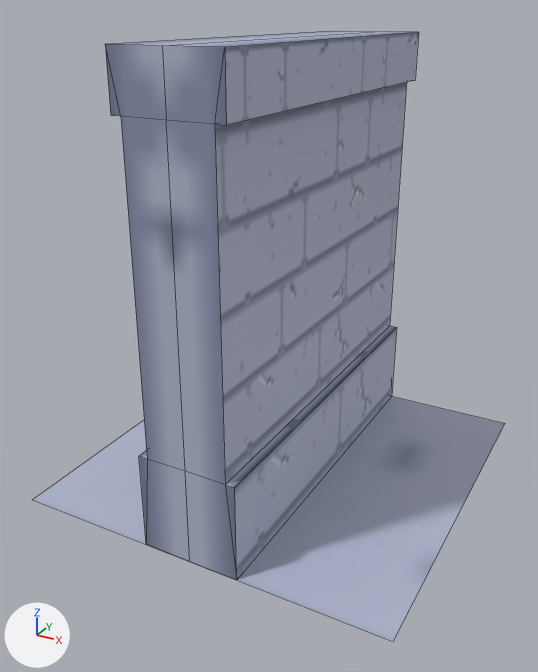
Two versions of the FBX model UPX/Assets/src/Models/Wall.fbx, one commit apart.
Camera for both pictures: a 50 mm camera at (1.66, -3.25, 2.37) aimed at (-0.04, -0.17, 0.83). The axes (+X, +Y, +Z) are drawn at lower left. The lights are the same throughout. Mesh edges are drawn as thin lines. Where no turn or scale is listed for an object, it has been applied to the vertices.

The older version as bpy lines, for what is in view:
```python
mat_wall = principled_material('Wall')
mat_wall.texture = img_wall_1_png
me_cube_001 = bpy.data.meshes.new('Cube.001')
me_cube_001.from_pydata(...)  # 36 vertices, 31 faces; spans x -1.0..1.0, y -1.0..1.0, z 0.0..2.25
me_cube_001.materials.append(mat_wall)  # picture img_wall_1_png
ob_wall = bpy.data.objects.new('Wall', me_cube_001)
ob_wall.location = (0.0, 0.0, 0.0)
```
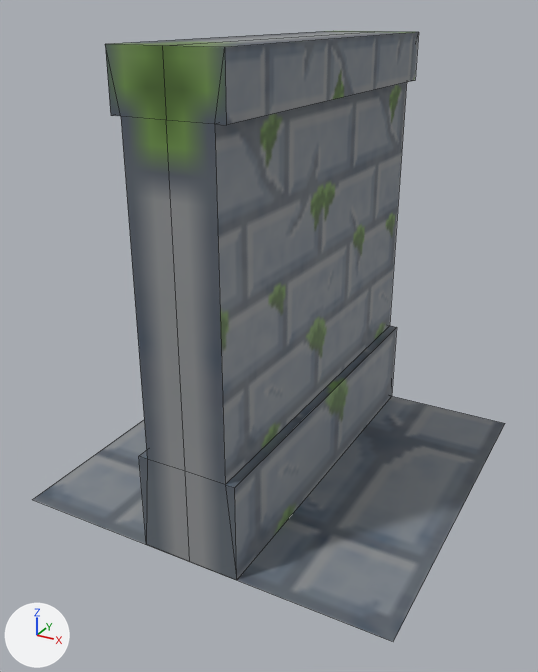
Changed parts and their boxes (x1, y1, x2, y2) in the pictures (538 x 672 px):
'Wall', surface changed
    both: (33, 31, 505, 642)
part 1 of me_cube_001, surface changed
    both: (33, 396, 505, 642)

The change, as a list of edits to the scene's bpy script:
```text
Add img_brick_tile_png:
    img_brick_tile_png = load_image('Brick Tile.png', '../Materials/Sprites/Brick Tile.png', 64, 64, 'sRGB')
Change mat_wall:
    mat_wall.texture: img_wall_1_png -> img_brick_tile_png
Change me_cube_001:
    where me_cube_001.from_pydata(...)  # 36 vertices, 31 faces; spans x -1.0..1.0, y -1.0..1.0, z 0.0..2.25
    used by ob_wall; location = (0.0, 0.0, 0.0)
    me_cube_001 part 1: texture (UV) coordinates of 1 of 31 faces, centred in x 0.0, y 0.0, z 0.0, changed; they spanned u 0.44..0.64, v 0.54..0.74 and now span u 0.0..1.0, v 0.0..1.0
```
